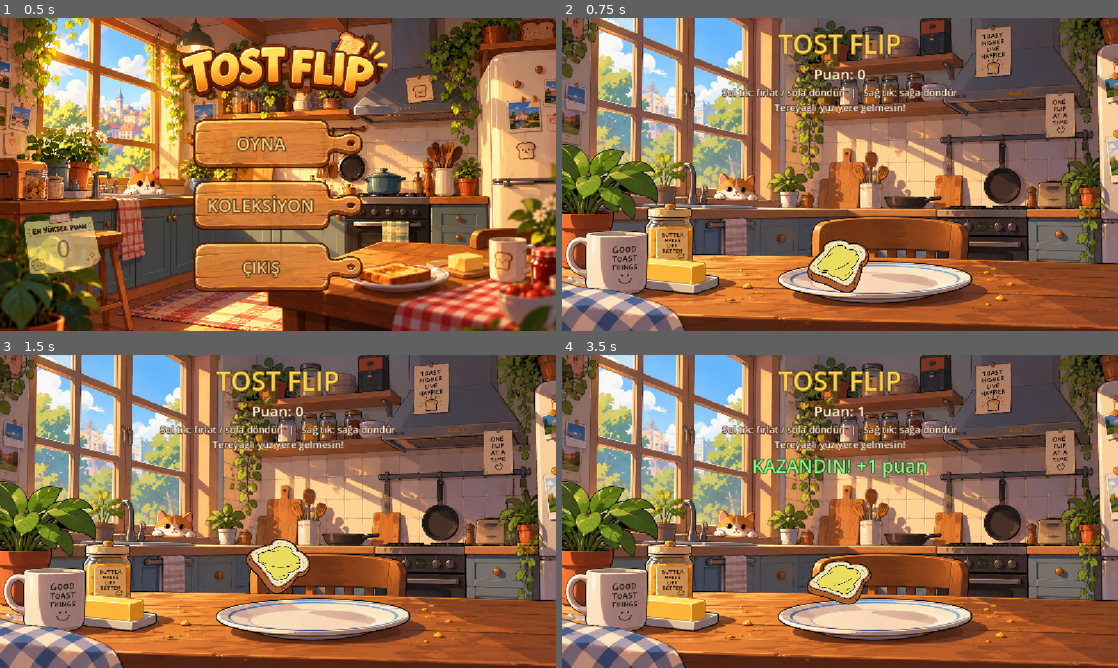
Above: before the commit, frames 1-4 (two rows, left to right).
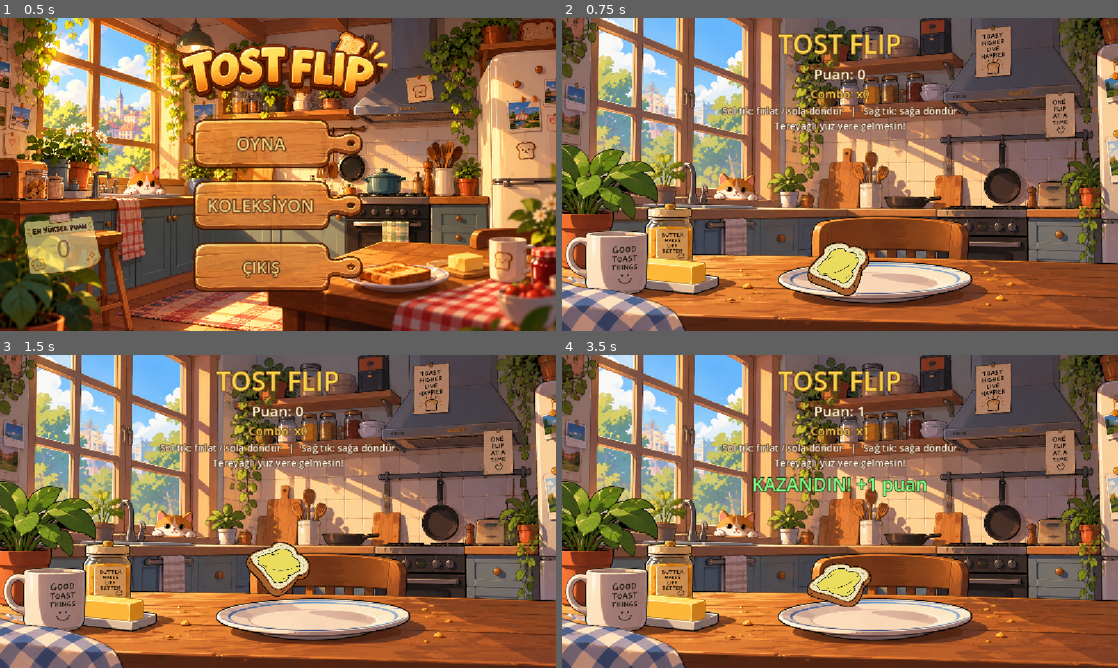
Above: after the commit, the same moments.

Repository: yavuzumut/Tost-Flip
Game: Godot game, scene res://node_2d.tscn
The game is run twice, just before and just after one commit, with the same random seed, the same clock (stepped at 60 frames per second) and the same inputs. The engine's default icon, where the game draws it, is replaced by a stand-in: a white triangle on a blue panel in a dark square.
Inputs (mouse positions are in pixels of both pictures, inside the frame that each line leads up to):
- Up to frame 1 (0.5 s): no input
- Up to frame 2 (0.75 s): click "OYNA" at 0.5 s
- Up to frame 3 (1.5 s): tap Enter at 1.25 s; move the mouse to (400, 495) at 1.27 s; click (400, 495) at 1.42 s
- Up to frame 4 (3.5 s): move the mouse to (728, 527) at 2.02 s; click (728, 527) at 2.17 s; move the mouse to (895, 442) at 2.77 s; click (895, 442) at 2.92 s

Frame 1 is identical in both runs. In frame 2, 2.8% of the frame differs, in the area x 28-72%, y 22-89%; in frame 3, 2.8%; in frame 4, 4.4%, in the area x 28-72%, y 22-81%.

Commit message:
Add combo sistemi

Diff:
--- a/node_2d.gd
+++ b/node_2d.gd
@@ -12,10 +12,12 @@
 
 var state := GameState.MAIN_MENU
 var score := 0
+var combo := 0
 var best_score := 0
 var _start_pos := Vector2.ZERO
 
 var _score_label: Label
+var _combo_label: Label
 var _result_label: Label
 var _retry_button: Button
 var _game_ui: CanvasLayer
@@ -71,13 +73,22 @@
 	if butter_down:
 		# Oyuncu kaybetti
 		score = 0
-		_result_label.text = "KAYBETTİN! Tereyağı yere yapıştı."
+		combo=0
+		_result_label.text = "KAYBETTİN! Combo sıfırlandı."
 		_result_label.modulate = Color("ff6b6b")
 
 	else:
 		# Oyuncu kazandı
-		score += 1
-		_result_label.text = "KAZANDIN! +1 puan"
+		combo += 1
+
+		var earned = mini(combo, 5)
+
+		score += earned
+
+		if combo > 1:
+			_result_label.text = "COMBO x%d! +%d puan" % [combo, earned]
+		else:
+			_result_label.text = "KAZANDIN! +1 puan"
 		_result_label.modulate = Color("7dff8a")
 	if randi() % 3 == 0:
 		spawn_bug()
@@ -91,6 +102,7 @@
 				_best_score_label.text = str(best_score)
 
 	_score_label.text = "Puan: %d" % score
+	_combo_label.text = "Combo: x%d" % combo
 	_result_label.visible = true
 
 	state = GameState.GAME_OVER
@@ -131,6 +143,7 @@
 	state = GameState.READY
 	_result_label.visible = false
 	_score_label.text = "Puan: %d" % score
+	_combo_label.text = "Combo: x%d" % combo
 	print("Seviye: ", get_level(score), " | Puan: ", score)
 
 
@@ -149,6 +162,9 @@
 
 	_score_label = _make_label("Puan: 0", 30, Color("fff4d6"))
 	box.add_child(_score_label)
+
+	_combo_label = _make_label("Combo: x0", 24, Color("ffd24a"))
+	box.add_child(_combo_label)
 
 	box.add_child(_make_label(
 		"Sol tık: fırlat / sola döndür   |   Sağ tık: sağa döndür\nTereyağlı yüz yere gelmesin!",
--- a/node_2d.tscn
+++ b/node_2d.tscn
@@ -14,7 +14,7 @@
 size = Vector2(125, 122)
 
 [sub_resource type="RectangleShape2D" id="RectangleShape2D_wlonp"]
-size = Vector2(1000, 40)
+size = Vector2(1000, 34)
 
 [sub_resource type="StyleBoxTexture" id="StyleBoxTexture_rj586"]
 content_margin_left = 20.0
@@ -74,6 +74,7 @@
 
 [node name="CollisionShape2D" type="CollisionShape2D" parent="Ground" unique_id=64355353]
 visible = false
+position = Vector2(0, 3)
 shape = SubResource("RectangleShape2D_wlonp")
 
 [node name="CanvasLayer" type="CanvasLayer" parent="." unique_id=880824027]
Not shown, added: assets/cockroach.png.import
